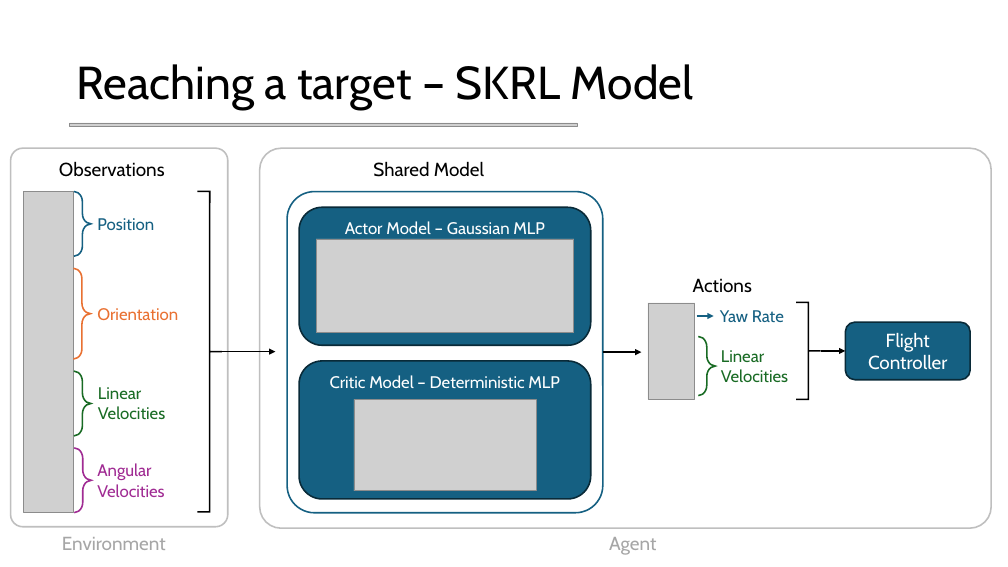
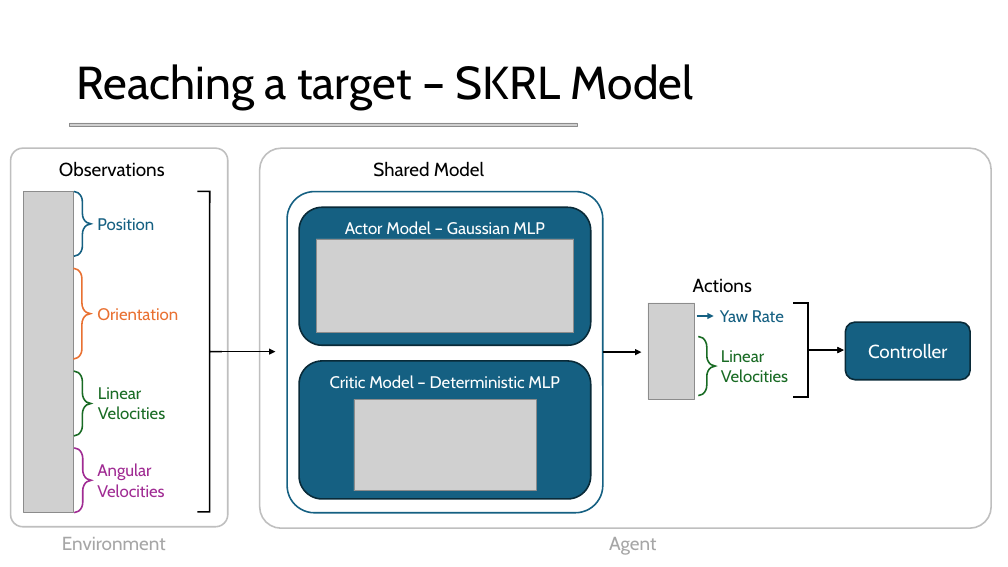
Before and after one commit to mettz/cps-project, a slide deck: slide 8 of docs/Slides.pptx. Drawn at 1008x567 pixels with LibreOffice and Linux fonts; fonts in the diff are those of the drawing; grey boxes stand for pictures. Boxes give left, top, right and bottom in pixels: in the first picture for what was removed or moved away, otherwise in the second. Text is boxed around its words. In the diff, an @@ line names an element or a change of style, - is before the commit and + after.

```diff
--- a/docs/Slides.pptx
+++ b/docs/Slides.pptx
@@ elbow arrow added from (794, 303) to (844, 350), #000000 1.5 pt @@
@@ right brace removed at box(796, 302, 820, 399) @@
@@ elbow arrow added from (794, 397) to (844, 350), #000000 1.5 pt @@
@@ text in rounded rectangle at box(868, 344, 947, 359): text changed @@
-Flight Controller
+Controller
```
Also in this commit, not shown: 9 other slides changed.
